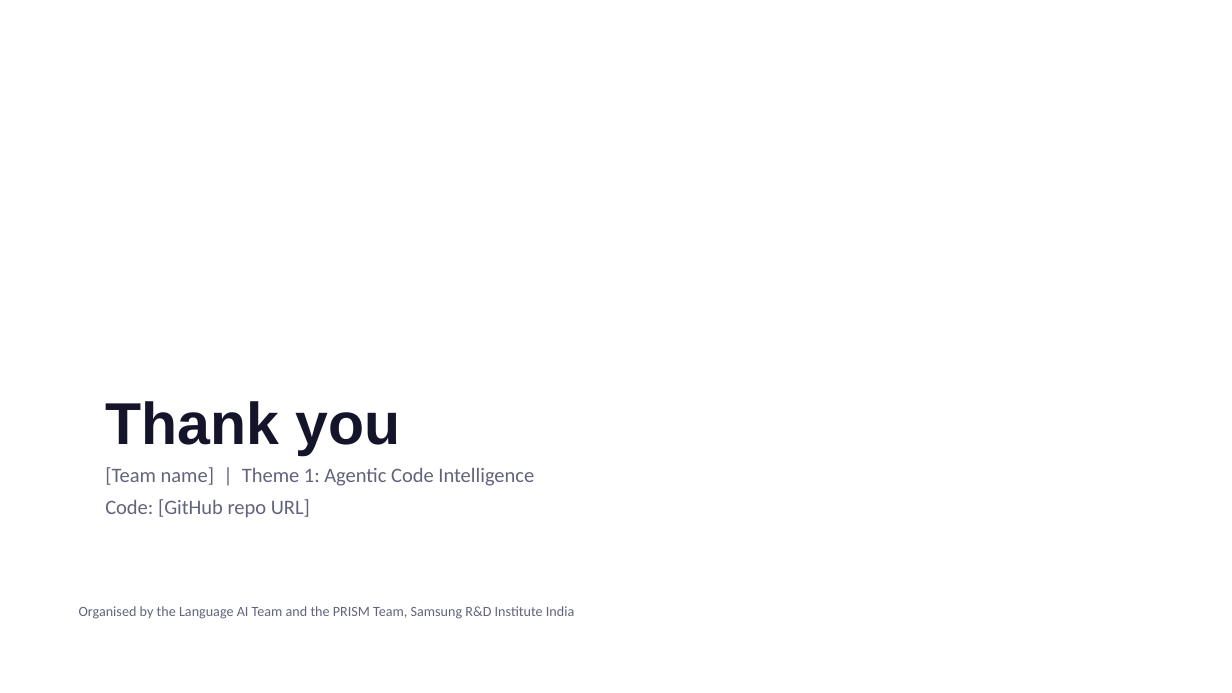
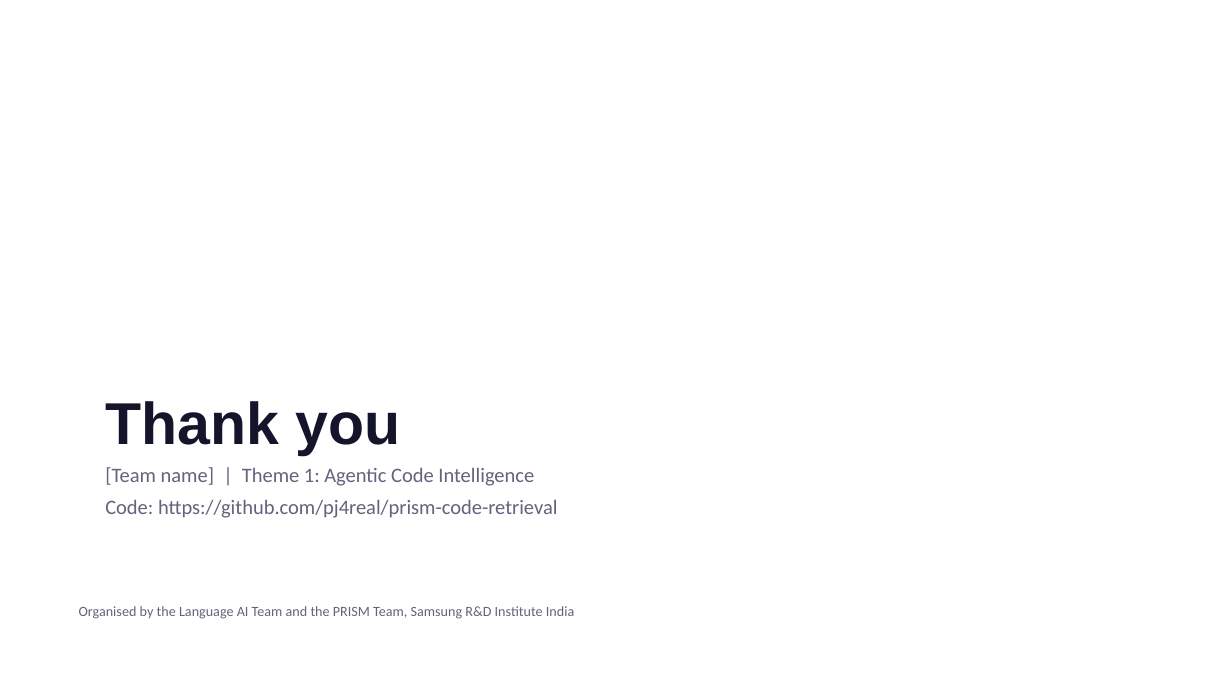
Before and after one commit to pj4real/prism-code-retrieval, a slide deck: slide 12 of submission/VITV_TeamName_Submission.pptx. Drawn at 1232x693 pixels with LibreOffice and Linux fonts; fonts in the diff are those of the drawing. Boxes give left, top, right and bottom in pixels: in the first picture for what was removed or moved away, otherwise in the second. Text is boxed around its words. In the diff, an @@ line names an element or a change of style, - is before the commit and + after.

```diff
--- a/submission/VITV_TeamName_Submission.pptx
+++ b/submission/VITV_TeamName_Submission.pptx
@@ text at (105, 500, 557, 518): text changed @@
-Code: [GitHub repo URL]
+Code: https://github.com/pj4real/prism-code-retrieval
```
Also in this commit, not shown: 7 other slides changed, 9 other files.
